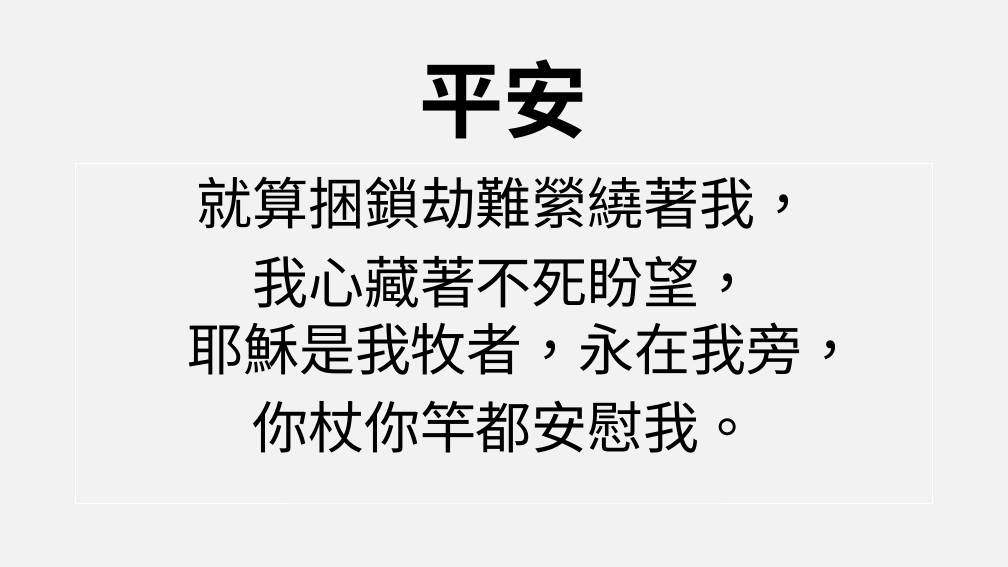
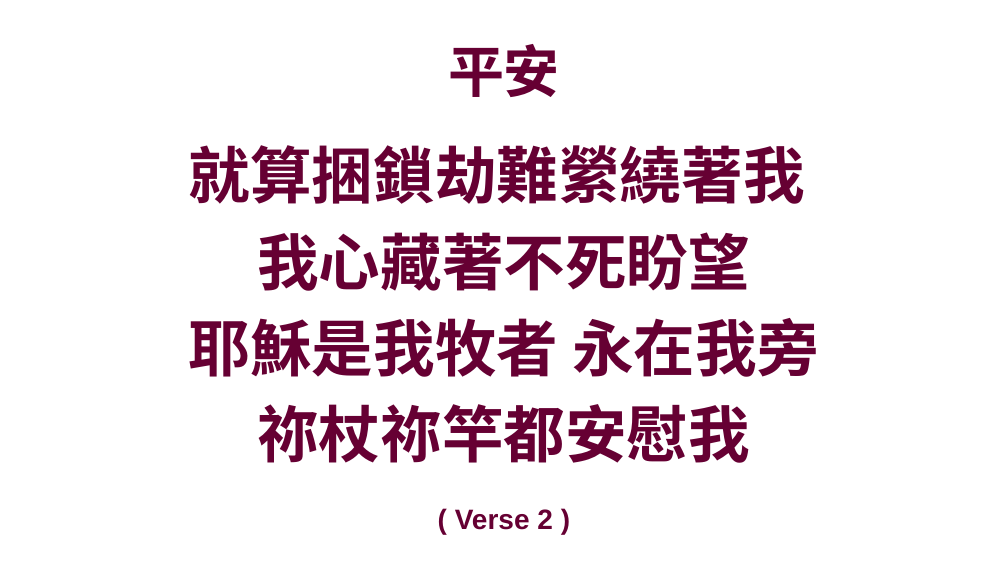
Before and after one commit to batisuoc/prayermeeting, a slide deck: slide 6 of 2020/9月/3-9.pptx (slide 26 before the commit). Drawn at 1008x567 pixels with LibreOffice and Linux fonts; fonts in the diff are those of the drawing; background and template pictures are left out. Boxes give left, top, right and bottom in pixels: in the first picture for what was removed or moved away, otherwise in the second. Text is boxed around its words. In the diff, an @@ line names an element or a change of style, - is before the commit and + after.

```diff
--- a/2020/9月/3-9.pptx
+++ b/2020/9月/3-9.pptx
@@ background #F2F2F2 to picture (left out) @@
@@ title "平安": place and size @@
-title "平安" at bbox=[420, 59, 588, 139]
+title "平安" at bbox=[448, 44, 560, 97]
@@ title "平安" at bbox=[448, 44, 560, 97]: size 60 to 40 pt, font Arial to Noto Sans CJK SC, text colour #000000 to #660033 @@
@@ text "就算捆鎖劫難縈繞著我": place and size @@
-text "就算捆鎖劫難縈繞著我" at bbox=[76, 163, 932, 504]
+text "就算捆鎖劫難縈繞著我" at bbox=[189, 145, 818, 463]
@@ text "就算捆鎖劫難縈繞著我" at bbox=[189, 145, 818, 463]: outline #FFFFFF 0.75 pt to none @@
@@ text at bbox=[189, 145, 818, 463]: text changed; size 40 to 44 pt; font Arial to Noto Sans CJK SC; text colour #000000 to #660033; bold on @@
-就算捆鎖劫難縈繞著我，
-我心藏著不死盼望，
-耶穌是我牧者，永在我旁，
-你杖你竿都安慰我。
+就算捆鎖劫難縈繞著我
+我心藏著不死盼望
+耶穌是我牧者 永在我旁
+祢杖祢竿都安慰我
@@ text added at bbox=[455, 509, 553, 530], 20 pt, text #660033, bold @@
+( Verse 2 )
```
Also in this commit, not shown: 3 other slides changed, 4 slides added, 27 slides removed, 2 other files.
